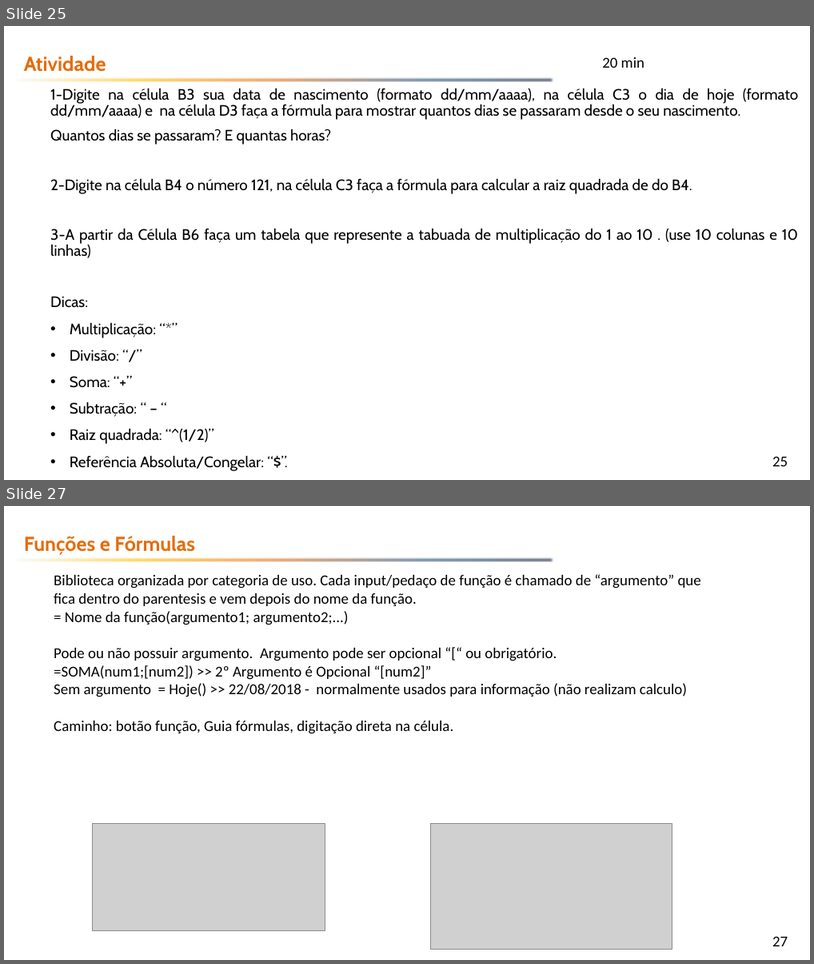
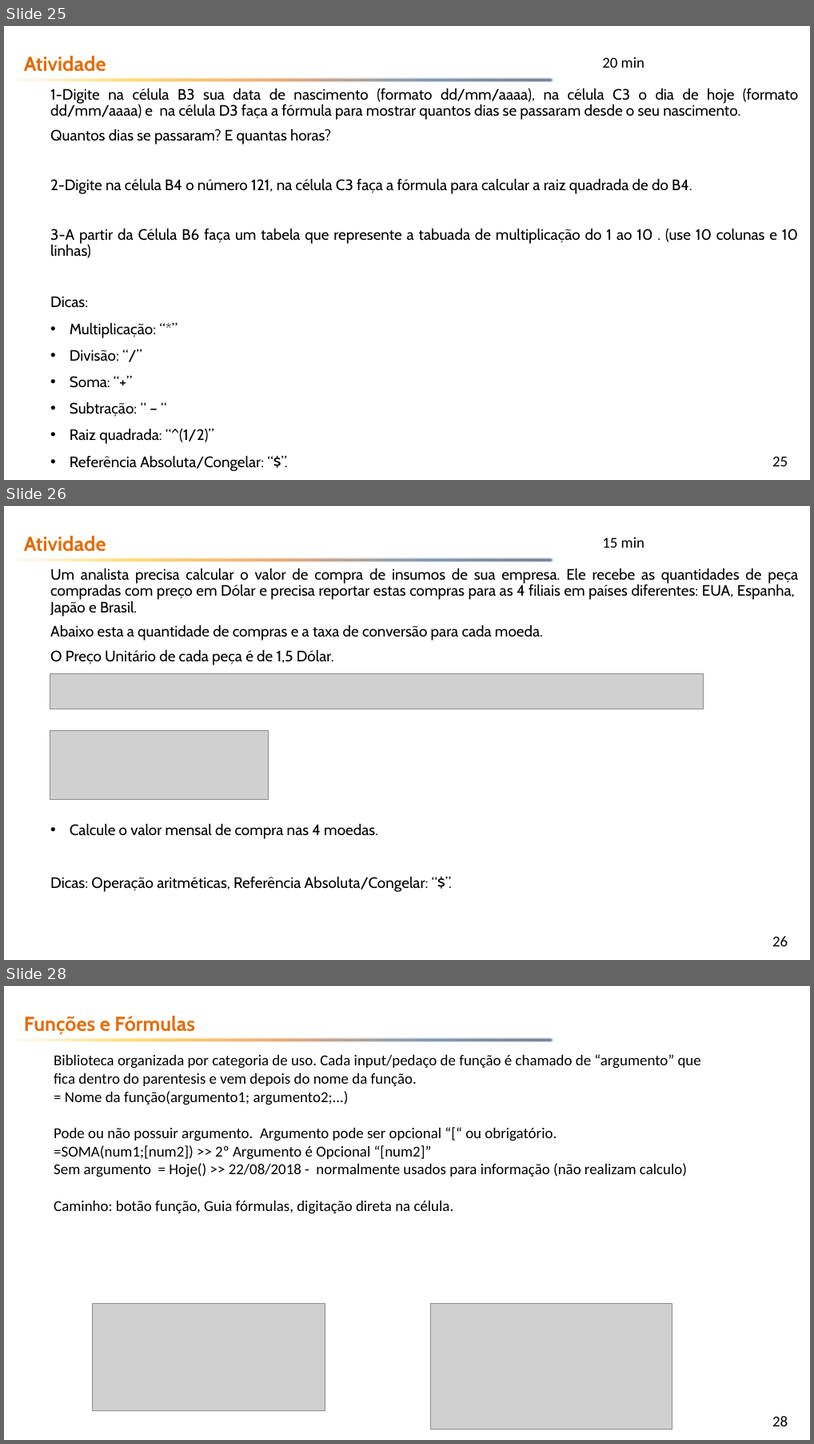
Before and after one commit to emerson-fenrir/Excel_Basico, a slide deck: Aula3.pptx. Shown one above the other, each under a label of ours: slides 25 and 27 before the commit, slides 25, 26 and 28 after it; the slides between them are not shown. The pictures are 814x964 and 814x1444 pixels, drawn with LibreOffice and Linux fonts; fonts in the diff are those of the drawing; grey boxes stand for pictures; background and template pictures are left out. Boxes give left, top, right and bottom in pixels: in the first picture for what was removed or moved away, otherwise in the second. Text is boxed around its words. In the diff, an @@ line names an element or a change of style, - is before the commit and + after.

```diff
--- a/Aula3.pptx
+++ b/Aula3.pptx
@@ slide 26 added at (4,506,810,960), background picture (left out); not listed: 2 template elements that a slide beside it also shows @@
@@ text added at (24,536,106,552), 24 pt, text #E46C0A, bold @@
+Atividade
@@ text added at (602,537,645,548), 18 pt, text #000000 @@
+15 min
@@ text added at (50,568,798,892), 18 pt, text #000000 @@
+Um analista precisa calcular o valor de compra de insumos de sua empresa. Ele recebe as quantidades de peça compradas com preço em Dólar e precisa reportar estas compras para as 4 filiais em países diferentes: EUA, Espanha, Japão e Brasil.
+Abaixo esta a quantidade de compras e a taxa de conversão para cada moeda.
+O Preço Unitário de cada peça é de 1,5 Dólar.
+• Calcule o valor mensal de compra nas 4 moedas.
+Dicas: Operação aritméticas, Referência Absoluta/Congelar: “$”.
@@ picture added at (50,673,704,708) @@
@@ picture added at (50,731,268,800) @@
@@ what was slide 27 is now slide 28 @@
@@ page number at (773,1416,788,1426): text changed @@
-27
+28
```
Also in this commit, not shown: 9 slides changed, 3 other files.
